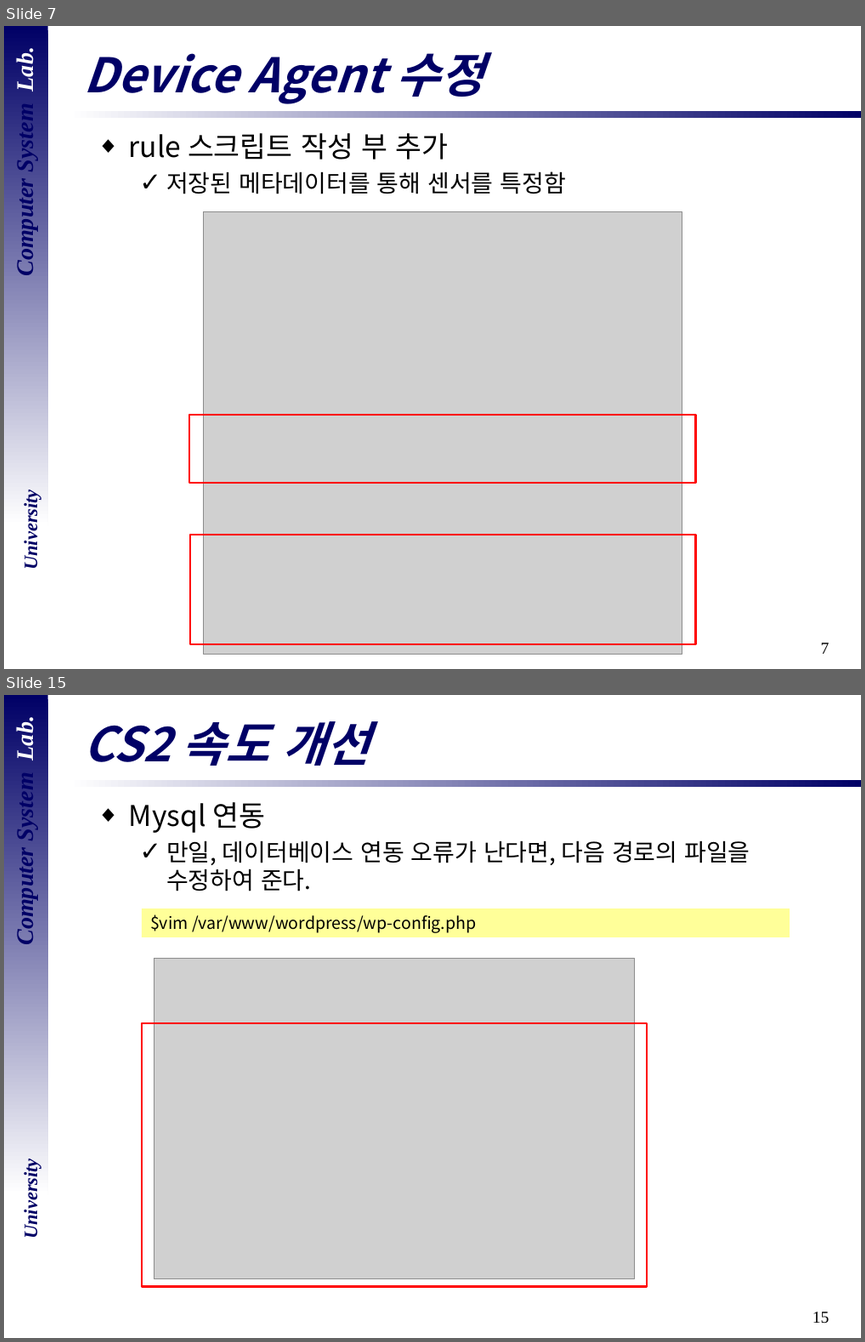
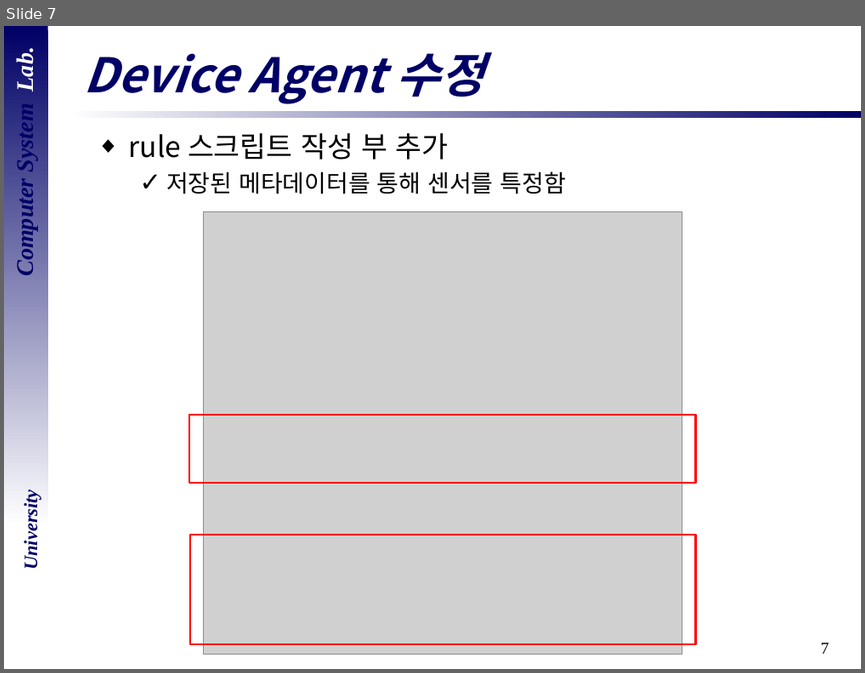
Before and after one commit to vkak006/CSLAB, a slide deck: 세미나 자료모음/2018년도/18.08.28 전체 구성도_산학연 과제.pptx. Shown one above the other, each under a label of ours: slides 7 and 15 before the commit, slide 7 after it; the slides between them are not shown. The pictures are 865x1342 and 865x673 pixels, drawn with LibreOffice and Linux fonts; fonts in the diff are those of the drawing; grey boxes stand for pictures; background and template pictures are left out. Boxes give left, top, right and bottom in pixels: in the first picture for what was removed or moved away, otherwise in the second. Text is boxed around its words. In the diff, an @@ line names an element or a change of style, - is before the commit and + after.

Commit message:
add & change
세미나 자료 추가 및 수정

```diff
--- a/세미나 자료모음/2018년도/18.08.28 전체 구성도_산학연 과제.pptx
+++ b/세미나 자료모음/2018년도/18.08.28 전체 구성도_산학연 과제.pptx
@@ slide 15 removed at [4, 695, 861, 1338], background #FFFFFF; not listed: 5 template elements that a slide beside it also shows @@
@@ title removed at [83, 721, 370, 766] @@
-CS2 속도 개선
@@ text removed at [129, 802, 749, 891] @@
-◆ Mysql 연동
-  ✓ 만일, 데이터베이스 연동 오류가 난다면, 다음 경로의 파일을 수정하여 준다.
@@ rectangle removed at [142, 908, 789, 937] @@
-$vim /var/www/wordpress/wp-config.php
@@ picture removed at [154, 958, 635, 1278] @@
@@ rectangle removed at [141, 1023, 647, 1287] @@
```
Also in this commit, not shown: 1 slide changed, 9 other slides removed, 29 other files.
